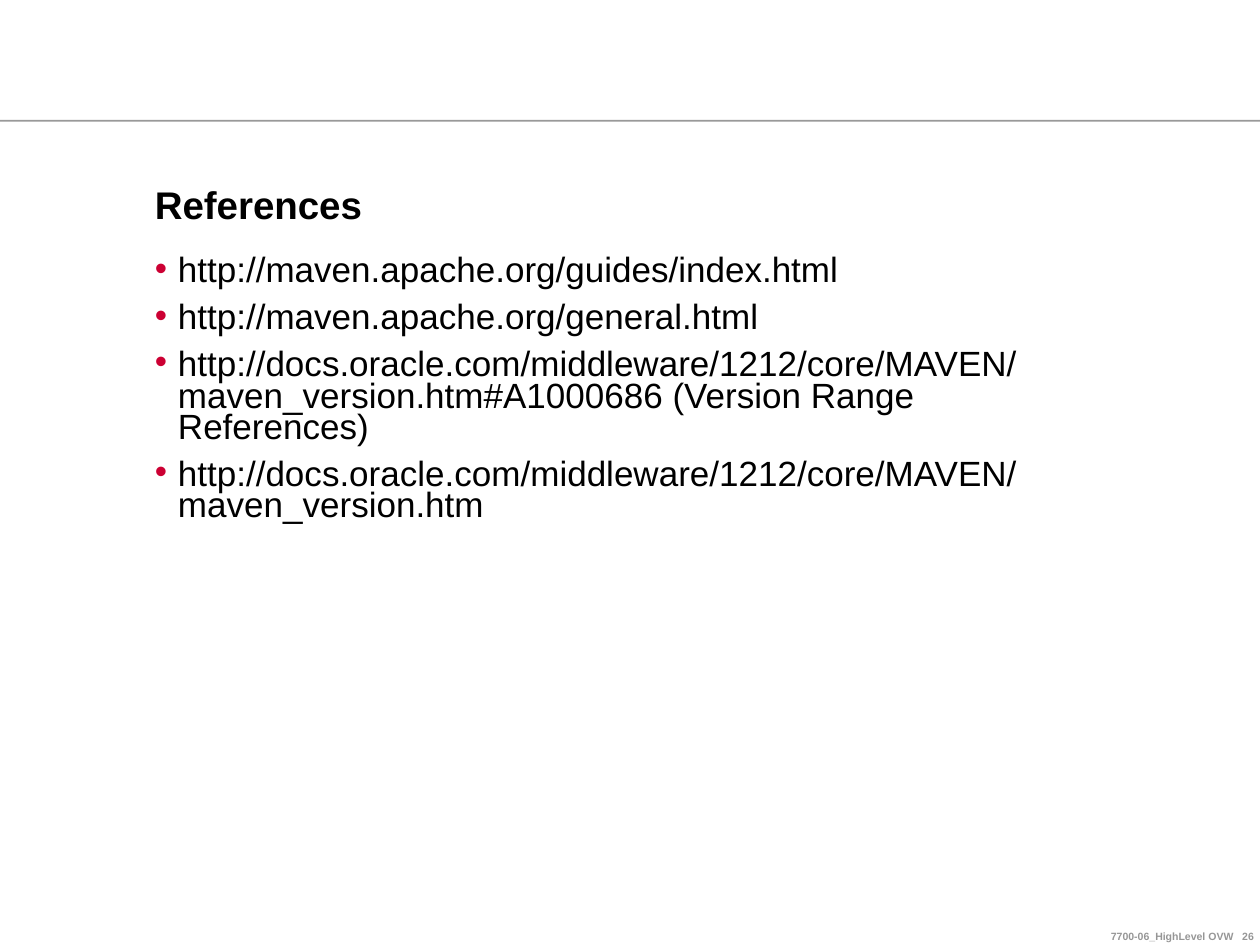
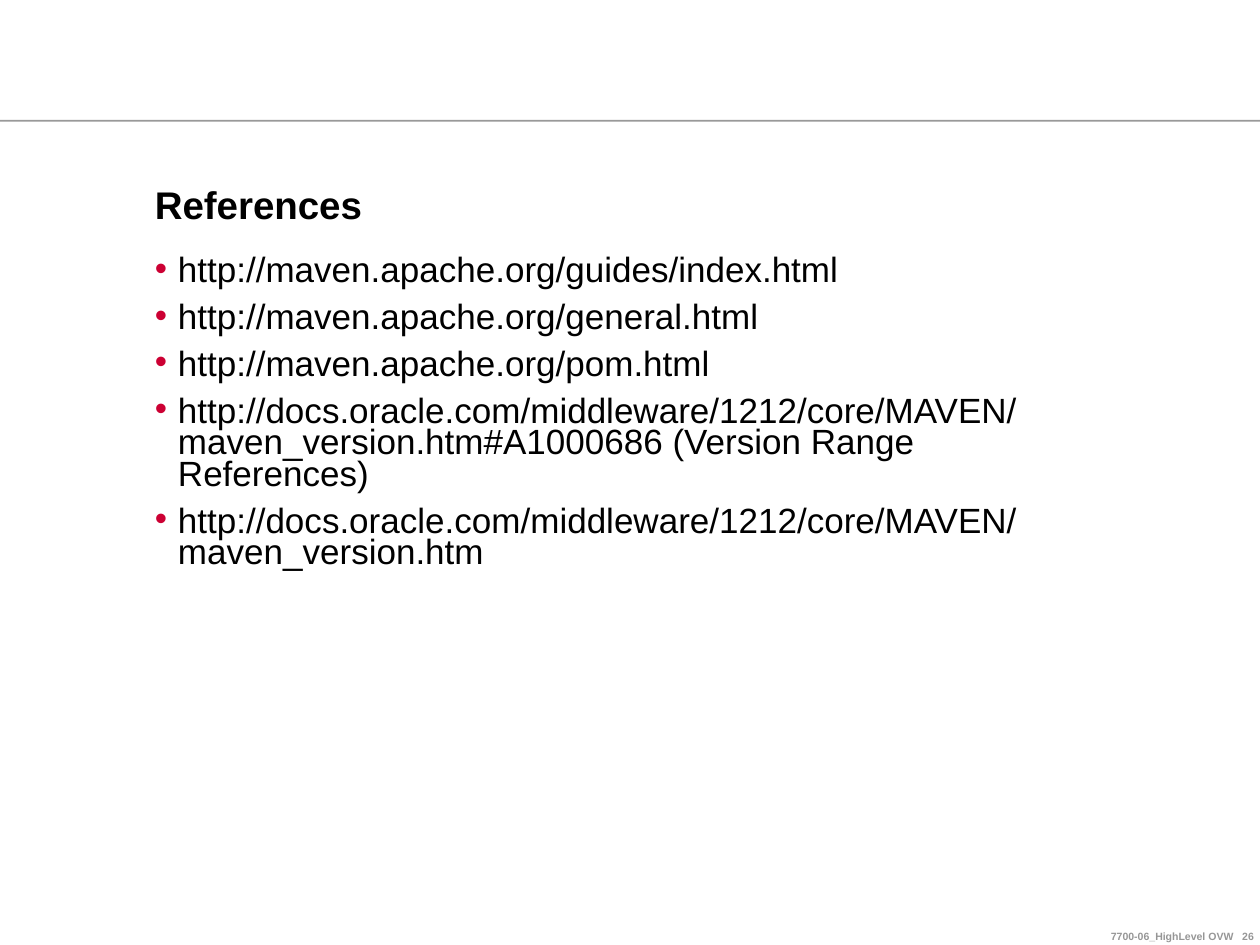
Before and after one commit to ndlongit/longnd-data, a slide deck: slide 26 of Document/Tutorial/Maven for Beginners.ppt. Drawn at 1260x945 pixels with LibreOffice and Linux fonts; fonts in the diff are those of the drawing; background and template pictures are left out. Boxes give left, top, right and bottom in pixels: in the first picture for what was removed or moved away, otherwise in the second. Text is boxed around its words. In the diff, an @@ line names an element or a change of style, - is before the commit and + after.

```diff
--- a/Document/Tutorial/Maven for Beginners.ppt
+++ b/Document/Tutorial/Maven for Beginners.ppt
@@ text at (x1=178, y1=350, x2=709, y2=383): paragraph added @@
+• http://maven.apache.org/pom.html
```
Also in this commit, not shown: 13 other slides changed.
